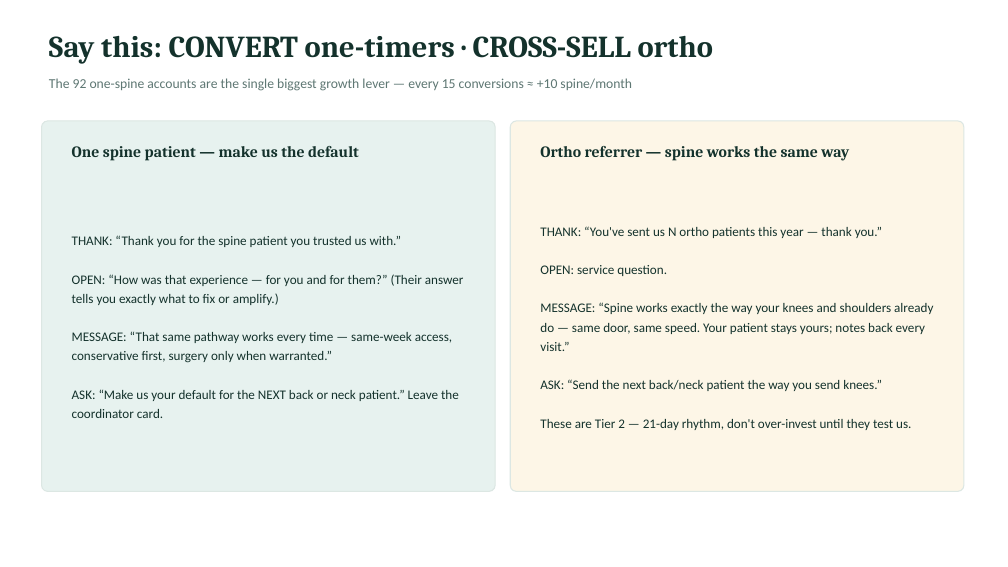
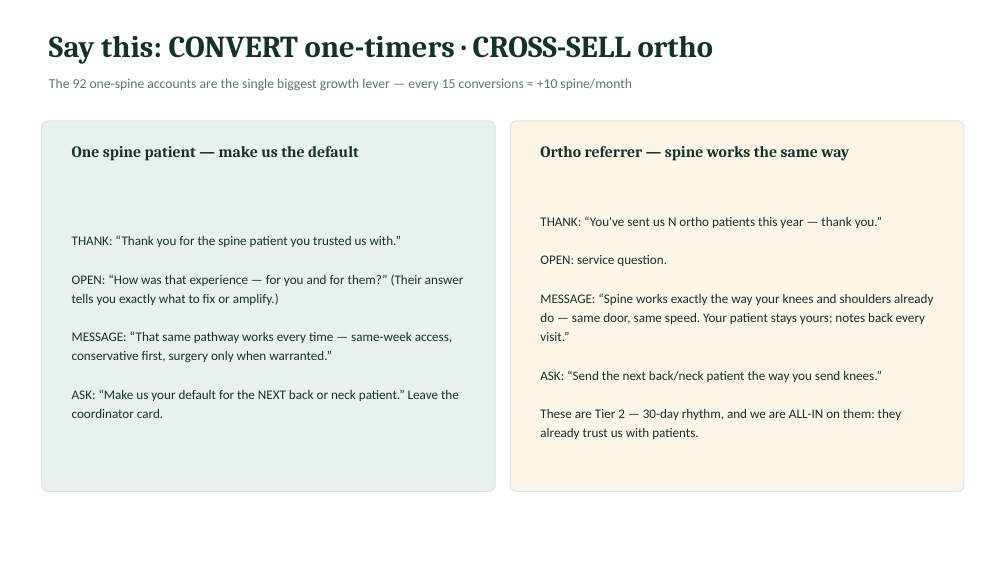
Before and after one commit to JosephAndrewMacLean/SHP, a slide deck: slide 7 of pm/kristen-share/SHP-Spine-Team-Rollout_Kristen_Jul22.pptx. Drawn at 1008x567 pixels with LibreOffice and Linux fonts; fonts in the diff are those of the drawing. Boxes give left, top, right and bottom in pixels: in the first picture for what was removed or moved away, otherwise in the second. Text is boxed around its words. In the diff, an @@ line names an element or a change of style, - is before the commit and + after.

```diff
--- a/pm/kristen-share/SHP-Spine-Team-Rollout_Kristen_Jul22.pptx
+++ b/pm/kristen-share/SHP-Spine-Team-Rollout_Kristen_Jul22.pptx
@@ text at [540, 409, 902, 439]: text changed @@
-These are Tier 2 — 21-day rhythm, don't over-invest until they test us.
+These are Tier 2 — 30-day rhythm, and we are ALL-IN on them: they already trust us with patients.
```
Also in this commit, not shown: 1 other slide changed, 4 other files.
